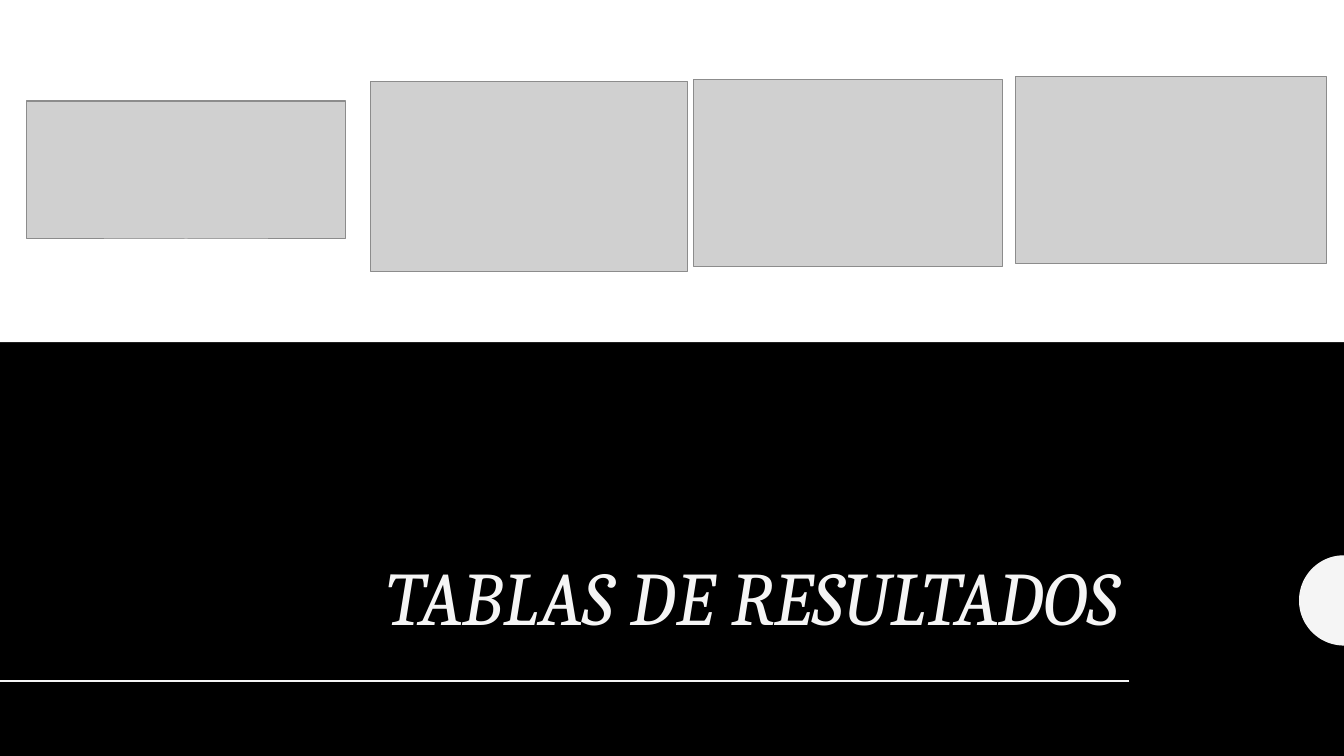
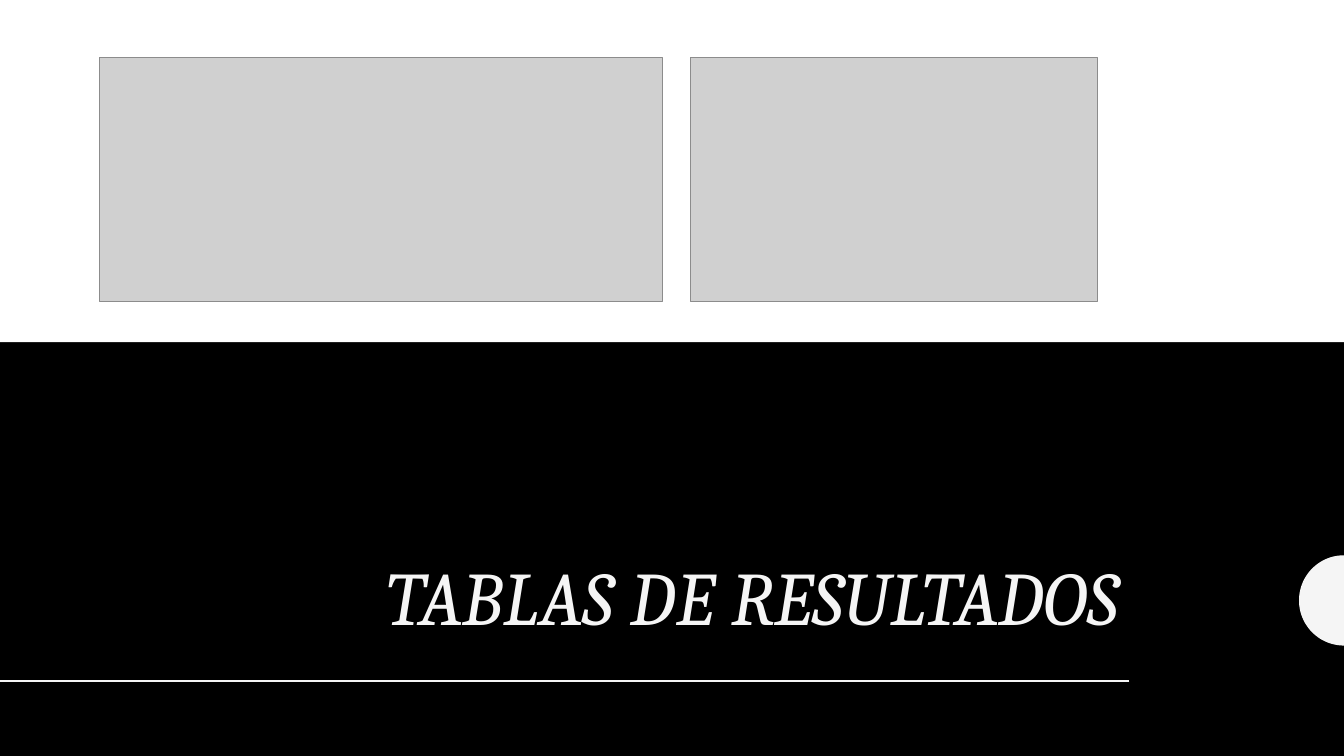
Before and after one commit to tec-csf/TC2017-PF-Otono-2019-equipo-algoritmos, a slide deck: slide 13 of docs/Sudoku 9x9 Solver.pptx. Drawn at 1344x756 pixels with LibreOffice and Linux fonts; fonts in the diff are those of the drawing; grey boxes stand for pictures. Boxes give left, top, right and bottom in pixels: in the first picture for what was removed or moved away, otherwise in the second. Text is boxed around its words. In the diff, an @@ line names an element or a change of style, - is before the commit and + after.

```diff
--- a/docs/Sudoku 9x9 Solver.pptx
+++ b/docs/Sudoku 9x9 Solver.pptx
@@ picture: place and size @@
-picture at [26, 101, 345, 239]
+picture at [100, 58, 662, 302]
@@ picture: place and size @@
-picture at [371, 82, 689, 271]
+picture at [691, 58, 1098, 302]
@@ picture removed at [694, 80, 1003, 266] @@
@@ picture removed at [1016, 77, 1327, 264] @@
```
Also in this commit, not shown: 1 slide added, 6 other files.
